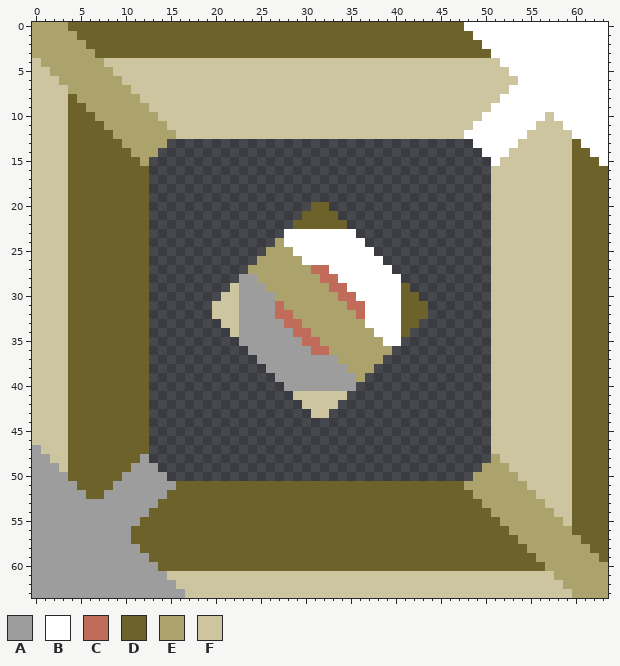
Two states of a pixel-art sprite, sprites/blocks/production/centrifuge.png. This is how it looked before the edit.
The file is 64x64 pixels.
Palette (. is transparent): A #9d9d9d  B #ffffff  C #c16c5b  D #6d622a  E #aca26c  F #ccc59f
Pixels before (only the part around the change), first column x 0:
 0 EEEEDDDDDDDDDDDDDDDDDDDDDDDDDDDDDDDDDDDDDDDDDDDDBBBBBBBBBBBBBBBB
 1 EEEEEDDDDDDDDDDDDDDDDDDDDDDDDDDDDDDDDDDDDDDDDDDDDBBBBBBBBBBBBBBB
 2 EEEEEEDDDDDDDDDDDDDDDDDDDDDDDDDDDDDDDDDDDDDDDDDDDDBBBBBBBBBBBBBB
 3 EEEEEEEDDDDDDDDDDDDDDDDDDDDDDDDDDDDDDDDDDDDDDDDDDDDBBBBBBBBBBBBB
 4 FEEEEEEEFFFFFFFFFFFFFFFFFFFFFFFFFFFFFFFFFFFFFFFFFFFFBBBBBBBBBBBB
 5 FFEEEEEEEFFFFFFFFFFFFFFFFFFFFFFFFFFFFFFFFFFFFFFFFFFFFBBBBBBBBBBB
 6 FFFEEEEEEEFFFFFFFFFFFFFFFFFFFFFFFFFFFFFFFFFFFFFFFFFFFFBBBBBBBBBB
 7 FFFFEEEEEEEFFFFFFFFFFFFFFFFFFFFFFFFFFFFFFFFFFFFFFFFFFBBBBBBBBBBB
 8 FFFFDEEEEEEEFFFFFFFFFFFFFFFFFFFFFFFFFFFFFFFFFFFFFFFFBBBBBBBBBBBB
 9 FFFFDDEEEEEEEFFFFFFFFFFFFFFFFFFFFFFFFFFFFFFFFFFFFFFBBBBBBBBBBBBB
10 FFFFDDDEEEEEEEFFFFFFFFFFFFFFFFFFFFFFFFFFFFFFFFFFFFBBBBBBBFBBBBBB
11 FFFFDDDDEEEEEEEFFFFFFFFFFFFFFFFFFFFFFFFFFFFFFFFFFBBBBBBBFFFBBBBB
12 FFFFDDDDDEEEEEEEFFFFFFFFFFFFFFFFFFFFFFFFFFFFFFFFBBBBBBBFFFFFBBBB
13 FFFFDDDDDDEEEEE..................................BBBBBFFFFFFDBBB
14 FFFFDDDDDDDEEE....................................BBBFFFFFFFDDBB
15 FFFFDDDDDDDDE......................................BFFFFFFFFDDDB
16 FFFFDDDDDDDDD......................................FFFFFFFFFDDDD
17 FFFFDDDDDDDDD......................................FFFFFFFFFDDDD
18 FFFFDDDDDDDDD......................................FFFFFFFFFDDDD
19 FFFFDDDDDDDDD......................................FFFFFFFFFDDDD
20 FFFFDDDDDDDDD..................DD..................FFFFFFFFFDDDD
21 FFFFDDDDDDDDD.................DDDD.................FFFFFFFFFDDDD
22 FFFFDDDDDDDDD................DDDDDD................FFFFFFFFFDDDD
23 FFFFDDDDDDDDD...............BBBBBBBB...............FFFFFFFFFDDDD
24 FFFFDDDDDDDDD..............EBBBBBBBBB..............FFFFFFFFFDDDD
25 FFFFDDDDDDDDD.............EEEBBBBBBBBB.............FFFFFFFFFDDDD
26 FFFFDDDDDDDDD............EEEEEBBBBBBBBB............FFFFFFFFFDDDD
27 FFFFDDDDDDDDD...........EEEEEEECCBBBBBBB...........FFFFFFFFFDDDD
28 FFFFDDDDDDDDD..........AAEEEEEEECCBBBBBBB..........FFFFFFFFFDDDD
29 FFFFDDDDDDDDD.........FAAAEEEEEEECCBBBBBBD.........FFFFFFFFFDDDD
30 FFFFDDDDDDDDD........FFAAAAEEEEEEECCBBBBBDD........FFFFFFFFFDDDD
31 FFFFDDDDDDDDD.......FFFAAAACEEEEEEECCBBBBDDD.......FFFFFFFFFDDDD
32 FFFFDDDDDDDDD.......FFFAAAACCEEEEEEECBBBBDDD.......FFFFFFFFFDDDD
33 FFFFDDDDDDDDD........FFAAAAACCEEEEEEEBBBBDD........FFFFFFFFFDDDD
34 FFFFDDDDDDDDD.........FAAAAAACCEEEEEEEBBBD.........FFFFFFFFFDDDD
35 FFFFDDDDDDDDD..........AAAAAAACCEEEEEEEBB..........FFFFFFFFFDDDD
36 FFFFDDDDDDDDD...........AAAAAAACCEEEEEEE...........FFFFFFFFFDDDD
37 FFFFDDDDDDDDD............AAAAAAAAAEEEEE............FFFFFFFFFDDDD
38 FFFFDDDDDDDDD.............AAAAAAAAAEEE.............FFFFFFFFFDDDD
39 FFFFDDDDDDDDD..............AAAAAAAAAE..............FFFFFFFFFDDDD
40 FFFFDDDDDDDDD...............AAAAAAAA...............FFFFFFFFFDDDD
41 FFFFDDDDDDDDD................FFFFFF................FFFFFFFFFDDDD
42 FFFFDDDDDDDDD.................FFFF.................FFFFFFFFFDDDD
43 FFFFDDDDDDDDD..................FF..................FFFFFFFFFDDDD
44 FFFFDDDDDDDDD......................................FFFFFFFFFDDDD
45 FFFFDDDDDDDDD......................................FFFFFFFFFDDDD
46 FFFFDDDDDDDDD......................................FFFFFFFFFDDDD
47 AFFFDDDDDDDDD......................................FFFFFFFFFDDDD
48 AAFFDDDDDDDDA......................................EFFFFFFFFDDDD
49 AAAFDDDDDDDAAA....................................EEEFFFFFFFDDDD
50 AAAADDDDDDAAAAA..................................EEEEEFFFFFFDDDD
51 AAAAADDDDAAAAAAADDDDDDDDDDDDDDDDDDDDDDDDDDDDDDDDEEEEEEEFFFFFDDDD
52 AAAAAADDAAAAAAADDDDDDDDDDDDDDDDDDDDDDDDDDDDDDDDDDEEEEEEEFFFFDDDD
53 AAAAAAAAAAAAAADDDDDDDDDDDDDDDDDDDDDDDDDDDDDDDDDDDDEEEEEEEFFFDDDD
54 AAAAAAAAAAAAADDDDDDDDDDDDDDDDDDDDDDDDDDDDDDDDDDDDDDEEEEEEEFFDDDD
55 AAAAAAAAAAAADDDDDDDDDDDDDDDDDDDDDDDDDDDDDDDDDDDDDDDDEEEEEEEFDDDD
56 AAAAAAAAAAADDDDDDDDDDDDDDDDDDDDDDDDDDDDDDDDDDDDDDDDDDEEEEEEEDDDD
57 AAAAAAAAAAADDDDDDDDDDDDDDDDDDDDDDDDDDDDDDDDDDDDDDDDDDDEEEEEEEDDD
58 AAAAAAAAAAAADDDDDDDDDDDDDDDDDDDDDDDDDDDDDDDDDDDDDDDDDDDEEEEEEEDD
59 AAAAAAAAAAAAADDDDDDDDDDDDDDDDDDDDDDDDDDDDDDDDDDDDDDDDDDDEEEEEEED
60 AAAAAAAAAAAAAADDDDDDDDDDDDDDDDDDDDDDDDDDDDDDDDDDDDDDDDDDDEEEEEEE
61 AAAAAAAAAAAAAAAFFFFFFFFFFFFFFFFFFFFFFFFFFFFFFFFFFFFFFFFFFFEEEEEE
62 AAAAAAAAAAAAAAAAFFFFFFFFFFFFFFFFFFFFFFFFFFFFFFFFFFFFFFFFFFFEEEEE
63 AAAAAAAAAAAAAAAAAFFFFFFFFFFFFFFFFFFFFFFFFFFFFFFFFFFFFFFFFFFFEEEE
And afterwards:
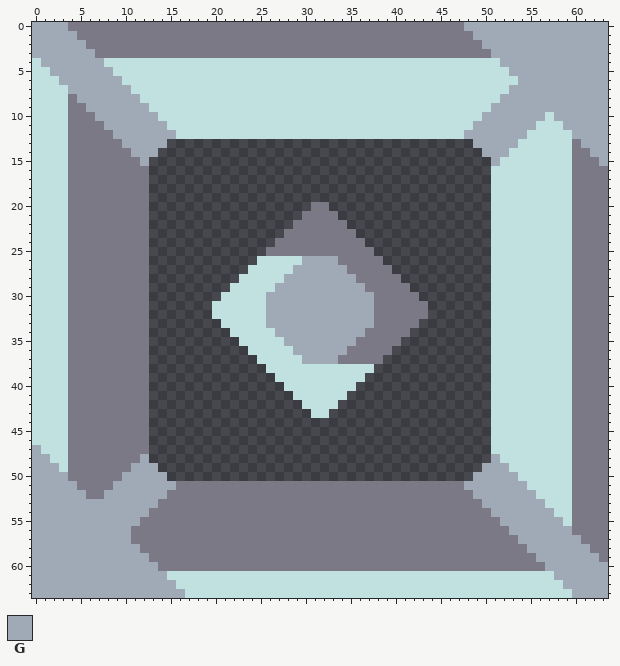
Colours new in this view: G #a0aab6
What changed:
colour D: #6d622a -> #7c7987
colour F: #ccc59f -> #c1e0e0
Changed rows in their new state; - is a pixel that keeps its letter.
first column x 0:
 0 GGGG--------------------------------------------GGGGGGGGGGGGGGGG
 1 GGGGG--------------------------------------------GGGGGGGGGGGGGGG
 2 GGGGGG--------------------------------------------GGGGGGGGGGGGGG
 3 GGGGGGG--------------------------------------------GGGGGGGGGGGGG
 4 -GGGGGGG--------------------------------------------GGGGGGGGGGGG
 5 --GGGGGGG--------------------------------------------GGGGGGGGGGG
 6 ---GGGGGGG--------------------------------------------GGGGGGGGGG
 7 ----GGGGGGG------------------------------------------GGGGGGGGGGG
 8 -----GGGGGGG----------------------------------------GGGGGGGGGGGG
 9 ------GGGGGGG--------------------------------------GGGGGGGGGGGGG
10 -------GGGGGGG------------------------------------GGGGGGG-GGGGGG
11 --------GGGGGGG----------------------------------GGGGGGG---GGGGG
12 ---------GGGGGGG--------------------------------GGGGGGG-----GGGG
13 ----------GGGGG----------------------------------GGGGG-------GGG
14 -----------GGG------------------------------------GGG---------GG
15 ------------G--------------------------------------G-----------G
first column x 23:
23 -----DDDDDDDD-----
24 ----DDDDDDDDDD----
25 ---DDDDDDDDDDDD---
26 --FFFFFGGGGDDDDD--
27 -FFFFFGGGGGGDDDDD-
28 FFFFFGGGGGGGGDDDDD
29 FFFFGGGGGGGGGGDDDD
30 FFFGGGGGGGGGGGGDDD
31 FFFGGGGGGGGGGGGDDD
32 FFFGGGGGGGGGGGGDDD
33 FFFGGGGGGGGGGGGDDD
34 FFFFGGGGGGGGGGDDDD
35 FFFFFGGGGGGGGDDDDD
36 -FFFFFGGGGGGDDDDD-
37 --FFFFFGGGGDDDDD--
38 ---FFFFFFFFFFFF---
39 ----FFFFFFFFFF----
40 -----FFFFFFFF-----
first column x 0:
47 G---------------------------------------------------------------
48 GG----------G--------------------------------------G------------
49 GGG--------GGG------------------------------------GGG-----------
50 GGGG------GGGGG----------------------------------GGGGG----------
51 GGGGG----GGGGGGG--------------------------------GGGGGGG---------
52 GGGGGG--GGGGGGG----------------------------------GGGGGGG--------
53 GGGGGGGGGGGGGG------------------------------------GGGGGGG-------
54 GGGGGGGGGGGGG--------------------------------------GGGGGGG------
55 GGGGGGGGGGGG----------------------------------------GGGGGGG-----
56 GGGGGGGGGGG------------------------------------------GGGGGGG----
57 GGGGGGGGGGG-------------------------------------------GGGGGGG---
58 GGGGGGGGGGGG-------------------------------------------GGGGGGG--
59 GGGGGGGGGGGGG-------------------------------------------GGGGGGG-
60 GGGGGGGGGGGGGG-------------------------------------------GGGGGGG
61 GGGGGGGGGGGGGGG-------------------------------------------GGGGGG
62 GGGGGGGGGGGGGGGG-------------------------------------------GGGGG
63 GGGGGGGGGGGGGGGGG-------------------------------------------GGGG
Boxes around the changes in both pictures, in picture pixels (x1, y1, x2, y2):
changed: (32, 22, 608, 598)
